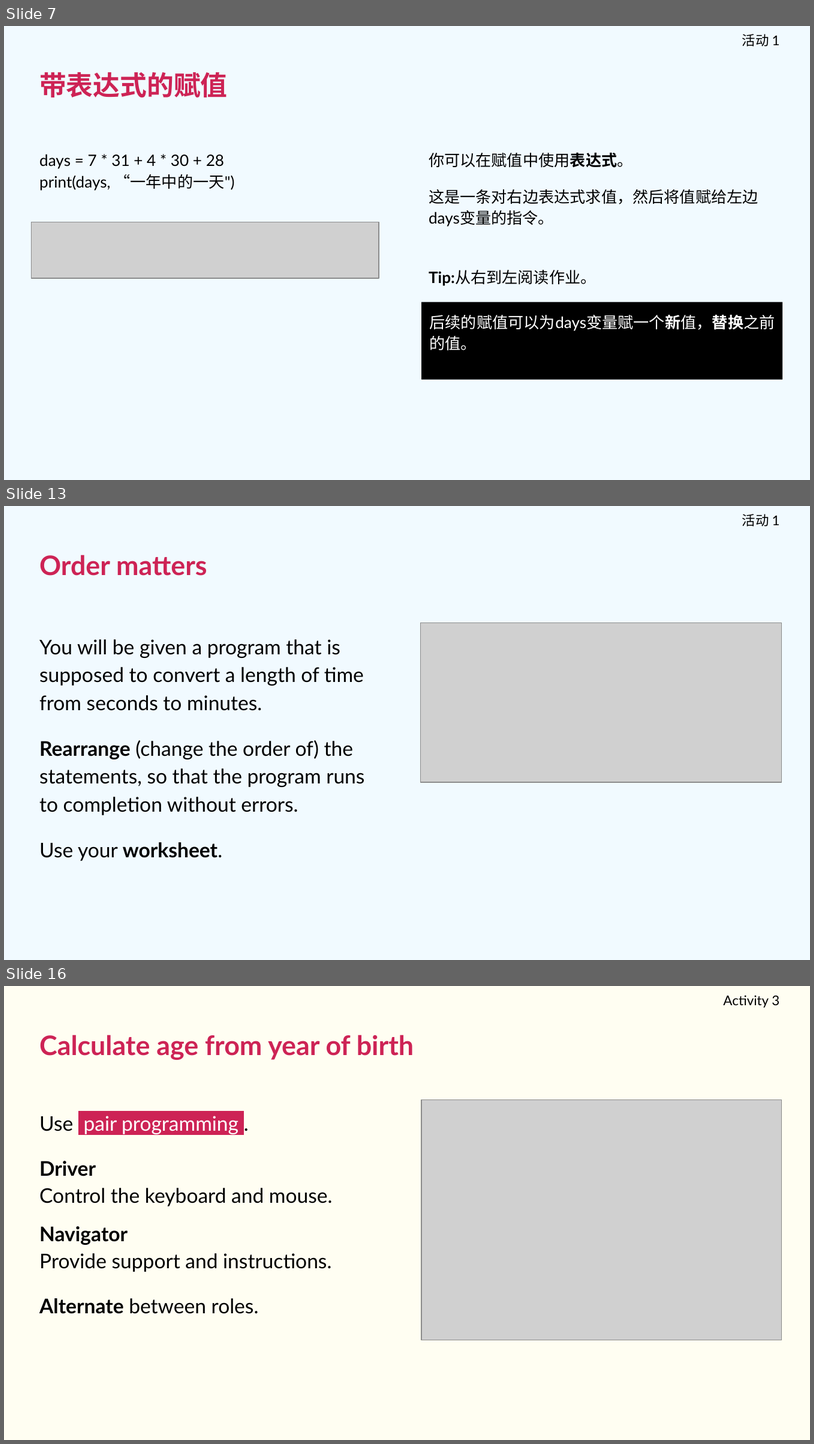
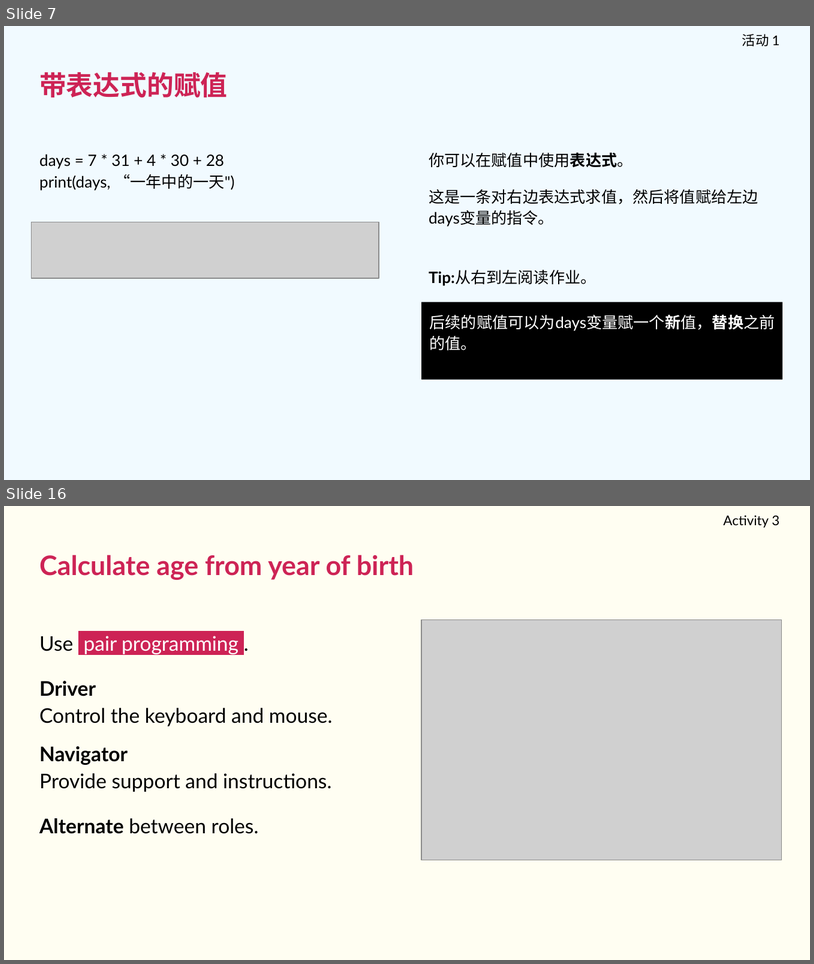
Before and after one commit to Canyu-Liu/RPI-Foundation-Computing-Curriculum-ZH-CN, a slide deck: 计算机课程/关键阶段四/八年级/U6 - Python编程入门/L2 - 处理数据/L2 - Python编程入门 - 八年级.pptx. Shown one above the other, each under a label of ours: slides 7, 13 and 16 before the commit, slides 7 and 16 after it; the slides between them are not shown. The pictures are 814x1444 and 814x964 pixels, drawn with LibreOffice and Linux fonts; fonts in the diff are those of the drawing; grey boxes stand for pictures. Boxes give left, top, right and bottom in pixels: in the first picture for what was removed or moved away, otherwise in the second. Text is boxed around its words. In the diff, an @@ line names an element or a change of style, - is before the commit and + after.

```diff
--- a/计算机课程/关键阶段四/八年级/U6 - Python编程入门/L2 - 处理数据/L2 - Python编程入门 - 八年级.pptx
+++ b/计算机课程/关键阶段四/八年级/U6 - Python编程入门/L2 - 处理数据/L2 - Python编程入门 - 八年级.pptx
@@ slide 13 removed at box(4, 506, 810, 960), background #F1FAFF @@
@@ subtitle removed at box(743, 514, 780, 526) @@
-活动 1
@@ text removed at box(39, 555, 207, 576) @@
-Order matters
@@ picture removed at box(421, 623, 782, 783) @@
@@ text removed at box(39, 639, 365, 815) @@
-You will be given a program that is supposed to convert a length of time from seconds to minutes.
-Rearrange (change the order of) the statements, so that the program runs to completion without errors.
-Use your worksheet.
```
Also in this commit, not shown: 6 slides changed, 2 slides added, 1 other slide removed, 2 other files.
